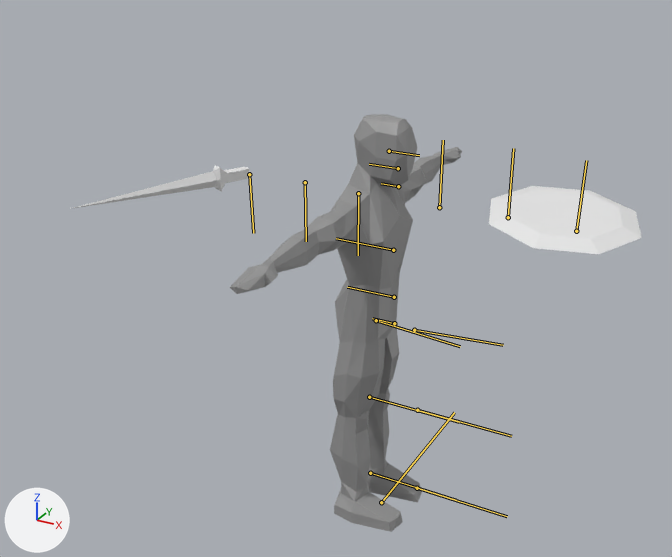
The FBX model Sandtree/Game/Sandtree/Assets/Models/FBX/Player.fbx: old version first, new version second.
Rendered twice from a 50 mm camera at (0.0154, -0.0325, 0.0272) aimed at (-0.0022, -0.0005, 0.0112). Arrows for +X, +Y and +Z are at lower left; the lights stay in place. The bones that bend it are drawn over the model as lines.

Objects in the first picture: 'BaseShieldObj', 'BaseSwordObj', 'Mesh'.
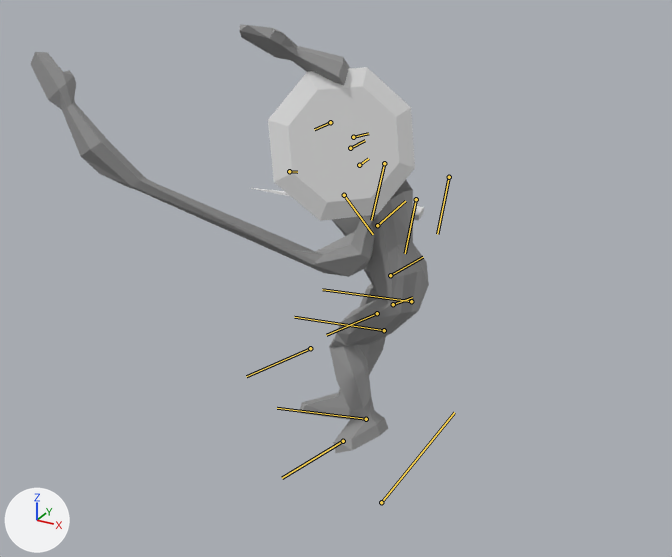
The newer file adds an action. The first version stands in its rest pose; the second is drawn at frame 7 of the action 'FightSwordAndShieldSpinBack'.

Where the change shows, as pixel boxes (x1, y1, x2, y2) in the pictures (672 x 557 px):
'Mesh', posed (71% wider)
    before: (230, 114, 462, 532)
    after: (31, 25, 429, 453)
'BaseShieldObj', posed (125% taller)
    before: (489, 186, 642, 254)
    after: (268, 67, 415, 221)
'BaseSwordObj', posed
    before: (70, 165, 249, 209)
    after: (251, 188, 424, 220)
bone 'Pelvis', root to tip
    before: (394, 323) to (372, 318)
    after: (393, 304) to (412, 297)
bone 'Stomach', root to tip
    before: (394, 297) to (347, 287)
    after: (390, 275) to (423, 257)
bone 'Chest', root to tip
    before: (393, 250) to (336, 238)
    after: (377, 225) to (405, 201)
bone 'Head', root to tip
    before: (398, 168) to (369, 164)
    after: (350, 148) to (365, 140)
bone 'UpperArm_l', root to tip
    before: (439, 207) to (443, 140)
    after: (344, 195) to (373, 234)
bone 'LowerArm_l', root to tip
    before: (508, 217) to (513, 148)
    after: (289, 171) to (297, 172)
bone 'UpperArm_r', root to tip
    before: (358, 193) to (358, 255)
    after: (384, 163) to (371, 220)
bone 'LowerArm_r', root to tip
    before: (305, 182) to (306, 241)
    after: (449, 177) to (437, 234)
bone 'UpperLeg_l', root to tip
    before: (414, 330) to (503, 345)
    after: (377, 313) to (326, 335)
bone 'LowerLeg_l', root to tip
    before: (417, 410) to (511, 436)
    after: (310, 348) to (246, 376)
bone 'UpperLeg_r', root to tip
    before: (376, 320) to (460, 346)
    after: (411, 301) to (322, 289)
bone 'LowerLeg_r', root to tip
    before: (369, 397) to (459, 422)
    after: (384, 330) to (294, 317)
bone 'Foot_r', root to tip
    before: (370, 473) to (456, 500)
    after: (366, 419) to (277, 408)

The change in detail:
Bone 'Pelvis' (bone_pelvis) moves from (0.0, 0.0, 0.0) to (0.101, 0.0, 0.01).
Bone 'Pelvis' (bone_pelvis) turns from (0, 0, 0) to (-116, 6, 8) degrees about its own x, y and z.
Bone 'Stomach' (bone_stomach) turns from (0, 0, 0) to (13, -8, -5) degrees about its own x, y and z.
Bone 'Chest' (bone_chest) turns from (0, 0, 0) to (13, -9, -4) degrees about its own x, y and z.
Bone 'Head' (bone_head) turns from (0, 0, 0) to (4, 21, 6) degrees about its own x, y and z.
Bone 'UpperArm_l' (bone_upperarm_l) turns from (0, 0, 0) to (-145, -14, 44) degrees about its own x, y and z.
Bone 'LowerArm_l' (bone_lowerarm_l) turns from (0, 0, 0) to (-35, -115, 0) degrees about its own x, y and z.
Bone 'UpperArm_r' (bone_upperarm_r) turns from (0, 0, 0) to (0, 47, 53) degrees about its own x, y and z.
Bone 'LowerArm_r' (bone_lowerarm_r) turns from (0, 0, 0) to (0, -105, 0) degrees about its own x, y and z.
Bone 'UpperLeg_l' (bone_upperleg_l) turns from (0, 0, 0) to (-34, -46, 34) degrees about its own x, y and z.
Bone 'LowerLeg_l' (bone_lowerleg_l) turns from (0, 0, 0) to (0, 78, 0) degrees about its own x, y and z.
Bone 'UpperLeg_r' (bone_upperleg_r) turns from (0, 0, 0) to (37, -47, -8) degrees about its own x, y and z.
Bone 'LowerLeg_r' (bone_lowerleg_r) turns from (0, 0, 0) to (0, 56, 0) degrees about its own x, y and z.
Bone 'Foot_r' (bone_foot_r) turns from (0, 0, 0) to (0, 10, 0) degrees about its own x, y and z.
